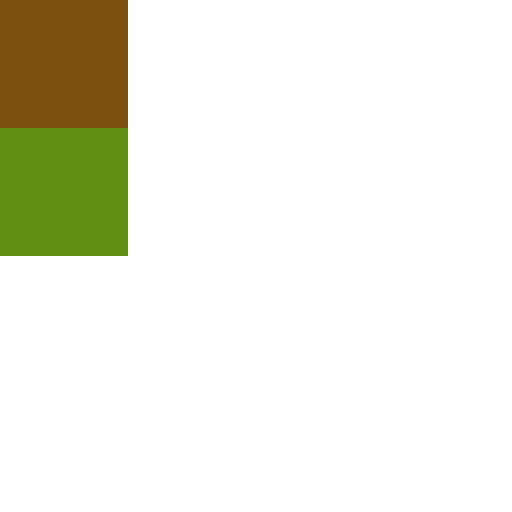
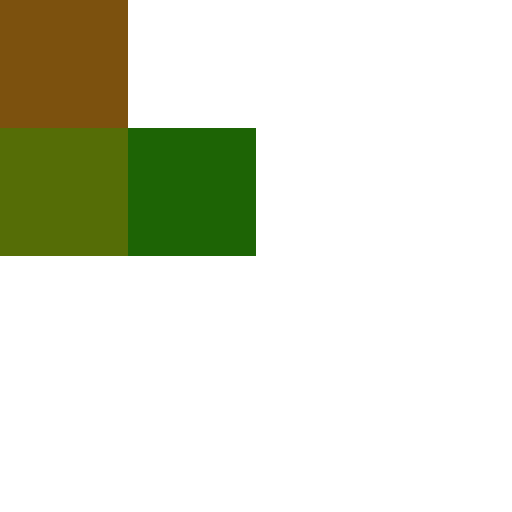
Comparing the layer stacks of the two 512 x 512 images. Changes:
painted on "Layer 1" over [0, 128, 256, 256]
